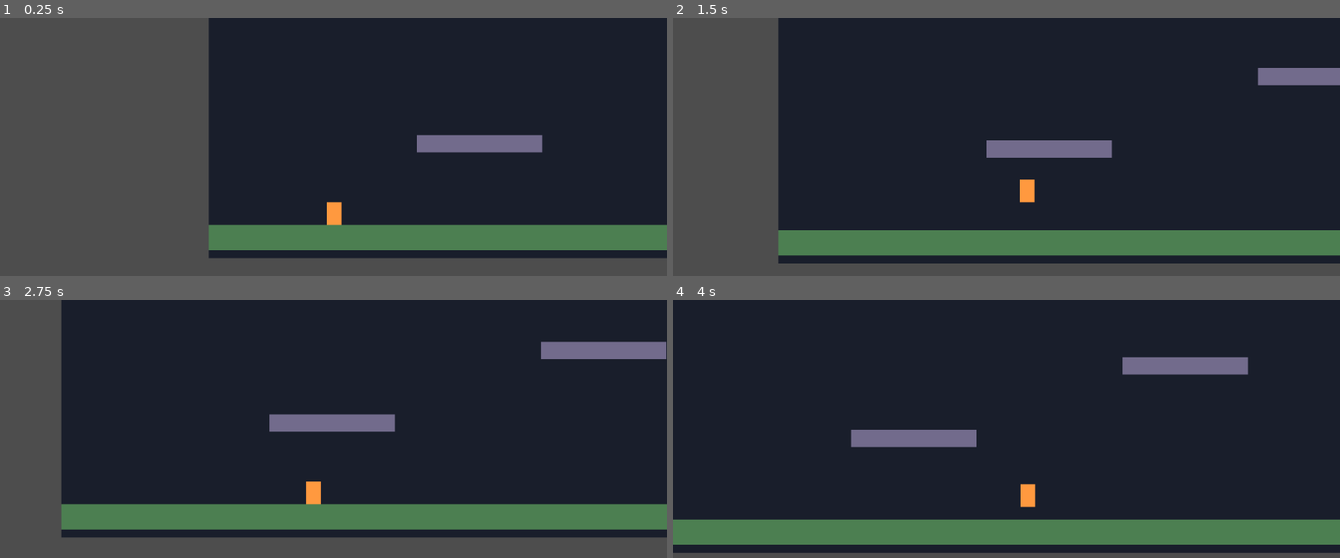
Above: before the commit, frames 1-4 (two rows, left to right).
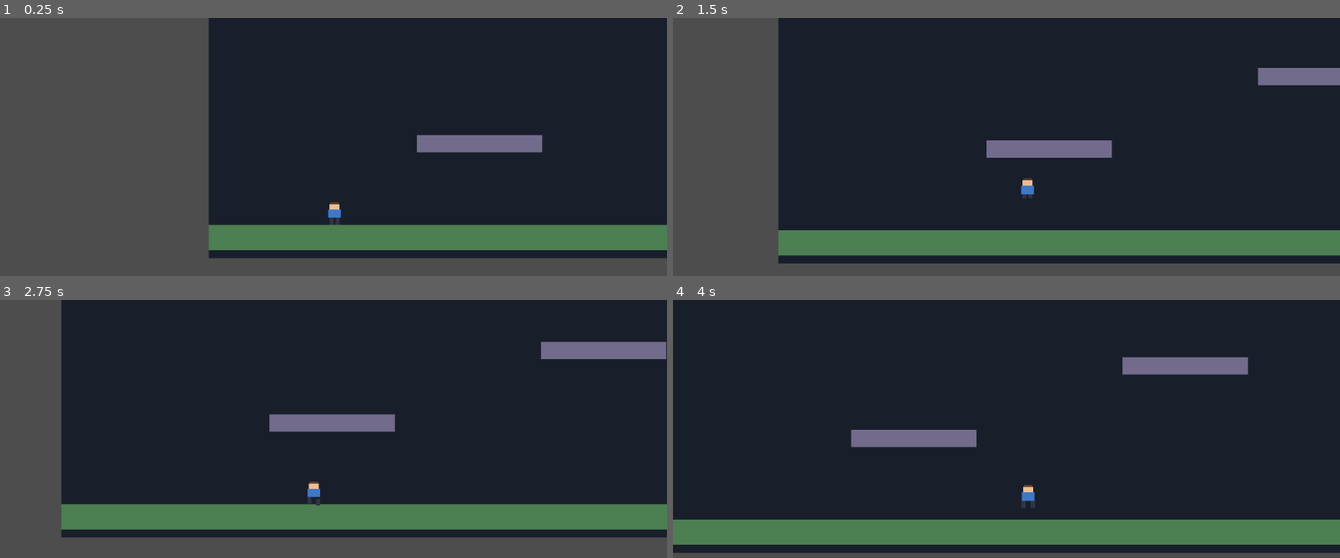
Above: after the commit, the same moments.

Repository: Furkiozknn/godot-2d-sablon
Game: Godot game, scene res://scenes/level.tscn
The game is run twice, just before and just after one commit, with the same random seed, the same clock (stepped at 60 frames per second) and the same inputs.
Inputs:
- Up to frame 1 (0.25 s): no input
- Up to frame 2 (1.5 s): hold D (move_right) from 0.53 s (still down); tap Space (zipla) at 0.6, 1.35 s
- Up to frame 3 (2.75 s): release D (move_right) at 2.03 s; hold A (move_left) from 2.03 s (still down); tap Space (zipla) at 2.1 s
- Up to frame 4 (4 s): release A (move_left) at 2.78 s; hold D (move_right) from 2.78 s (still down); tap Space (zipla) at 2.85, 3.6 s

The runs differ from the first frame. In frame 1, 0.2% of the frame differs, in the area x 49-52%, y 71-81%; in frame 2, 0.2%; in frame 3, 0.2%; in frame 4, 0.2%, in the area x 52-55%, y 71-81%.

Commit message:
yandan-gorunum: AnimatedSprite2D ve animasyon durumlari eklendi
Yer tutucu 16x24 sprite sheet (idle/yuru/zipla/dus) uretildi, SpriteFrames
kaynagi kuruldu, oyuncu sahnesindeki Polygon2D AnimatedSprite2D ile
degistirildi. Script hareket durumuna gore animasyon secip flip_h ile yon
ceviriyor; mevcut hareket fizigine dokunulmadi.

Diff:
--- /dev/null
+++ b/yandan-gorunum/assets/oyuncu_frames.tres
@@ -0,0 +1,82 @@
+[gd_resource type="SpriteFrames" load_steps=10 format=3]
+
+[ext_resource type="Texture2D" path="res://assets/sprites/oyuncu.png" id="1_tex"]
+
+[sub_resource type="AtlasTexture" id="Atlas_idle0"]
+atlas = ExtResource("1_tex")
+region = Rect2(0, 0, 16, 24)
+
+[sub_resource type="AtlasTexture" id="Atlas_idle1"]
+atlas = ExtResource("1_tex")
+region = Rect2(16, 0, 16, 24)
+
+[sub_resource type="AtlasTexture" id="Atlas_yuru0"]
+atlas = ExtResource("1_tex")
+region = Rect2(32, 0, 16, 24)
+
+[sub_resource type="AtlasTexture" id="Atlas_yuru1"]
+atlas = ExtResource("1_tex")
+region = Rect2(48, 0, 16, 24)
+
+[sub_resource type="AtlasTexture" id="Atlas_yuru2"]
+atlas = ExtResource("1_tex")
+region = Rect2(64, 0, 16, 24)
+
+[sub_resource type="AtlasTexture" id="Atlas_yuru3"]
+atlas = ExtResource("1_tex")
+region = Rect2(80, 0, 16, 24)
+
+[sub_resource type="AtlasTexture" id="Atlas_zipla0"]
+atlas = ExtResource("1_tex")
+region = Rect2(96, 0, 16, 24)
+
+[sub_resource type="AtlasTexture" id="Atlas_dus0"]
+atlas = ExtResource("1_tex")
+region = Rect2(112, 0, 16, 24)
+
+[resource]
+animations = [{
+"frames": [{
+"duration": 1.0,
+"texture": SubResource("Atlas_idle0")
+}, {
+"duration": 1.0,
+"texture": SubResource("Atlas_idle1")
+}],
+"loop": true,
+"name": &"idle",
+"speed": 3.0
+}, {
+"frames": [{
+"duration": 1.0,
+"texture": SubResource("Atlas_yuru0")
+}, {
+"duration": 1.0,
+"texture": SubResource("Atlas_yuru1")
+}, {
+"duration": 1.0,
+"texture": SubResource("Atlas_yuru2")
+}, {
+"duration": 1.0,
+"texture": SubResource("Atlas_yuru3")
+}],
+"loop": true,
+"name": &"yuru",
+"speed": 10.0
+}, {
+"frames": [{
+"duration": 1.0,
+"texture": SubResource("Atlas_zipla0")
+}],
+"loop": false,
+"name": &"zipla",
+"speed": 5.0
+}, {
+"frames": [{
+"duration": 1.0,
+"texture": SubResource("Atlas_dus0")
+}],
+"loop": false,
+"name": &"dus",
+"speed": 5.0
+}]
--- a/yandan-gorunum/scenes/oyuncu.tscn
+++ b/yandan-gorunum/scenes/oyuncu.tscn
@@ -1,6 +1,7 @@
-[gd_scene load_steps=3 format=3]
+[gd_scene load_steps=4 format=3]
 
 [ext_resource type="Script" path="res://scripts/oyuncu.gd" id="1_kod"]
+[ext_resource type="SpriteFrames" path="res://assets/oyuncu_frames.tres" id="2_kareler"]
 
 [sub_resource type="RectangleShape2D" id="1_govde"]
 size = Vector2(14, 22)
@@ -8,9 +9,9 @@
 [node name="Oyuncu" type="CharacterBody2D"]
 script = ExtResource("1_kod")
 
-[node name="Gorsel" type="Polygon2D" parent="."]
-color = Color(1, 0.6, 0.25, 1)
-polygon = PackedVector2Array(-7, -11, 7, -11, 7, 11, -7, 11)
+[node name="Gorsel" type="AnimatedSprite2D" parent="."]
+sprite_frames = ExtResource("2_kareler")
+animation = &"idle"
 
 [node name="Carpisma" type="CollisionShape2D" parent="."]
 shape = SubResource("1_govde")
--- a/yandan-gorunum/scripts/oyuncu.gd
+++ b/yandan-gorunum/scripts/oyuncu.gd
@@ -14,6 +14,9 @@
 
 var _kojot: float = 0.0
 var _tampon: float = 0.0
+var _bakis_yonu: float = 1.0
+
+@onready var _gorsel: AnimatedSprite2D = $Gorsel
 
 func _physics_process(delta: float) -> void:
     if not is_on_floor():
@@ -43,3 +46,15 @@
         velocity.x = move_toward(velocity.x, 0.0, 1200.0 * delta * carpan)
 
     move_and_slide()
+
+    if yon != 0.0:
+        _bakis_yonu = yon
+    _gorsel.flip_h = _bakis_yonu < 0.0
+
+    var hedef_animasyon: StringName
+    if is_on_floor():
+        hedef_animasyon = &"idle" if abs(velocity.x) < 5.0 else &"yuru"
+    else:
+        hedef_animasyon = &"zipla" if velocity.y < 0.0 else &"dus"
+    if _gorsel.animation != hedef_animasyon:
+        _gorsel.play(hedef_animasyon)
Binary file added: yandan-gorunum/assets/sprites/oyuncu.png
Not shown, added: yandan-gorunum/assets/sprites/oyuncu.png.import
